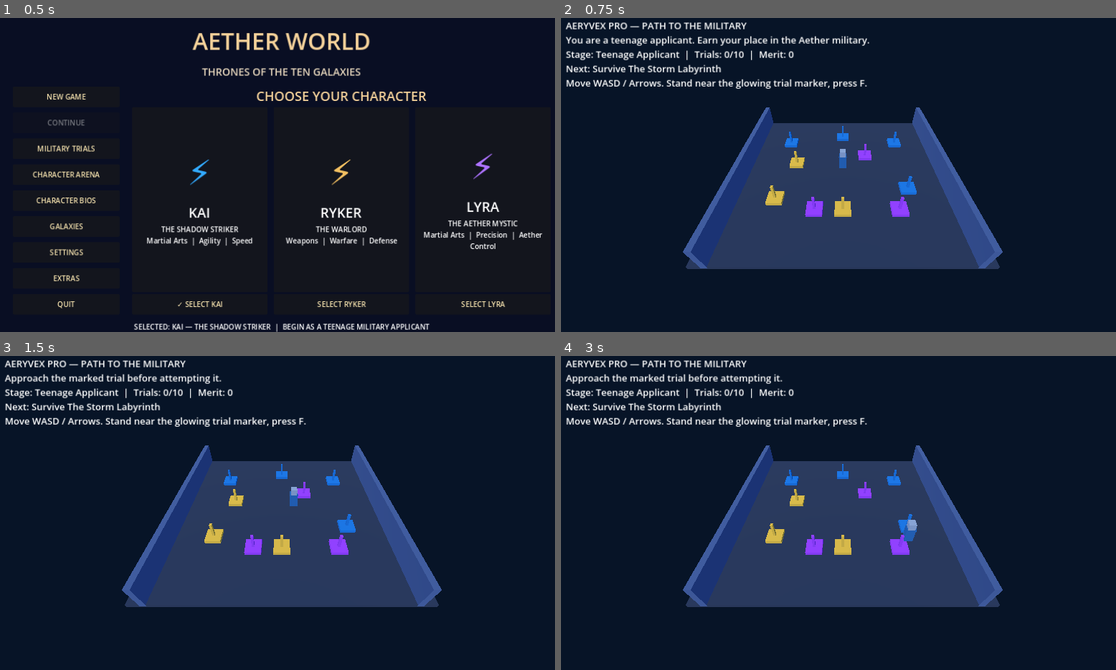
Above: before the commit, frames 1-4 (two rows, left to right).
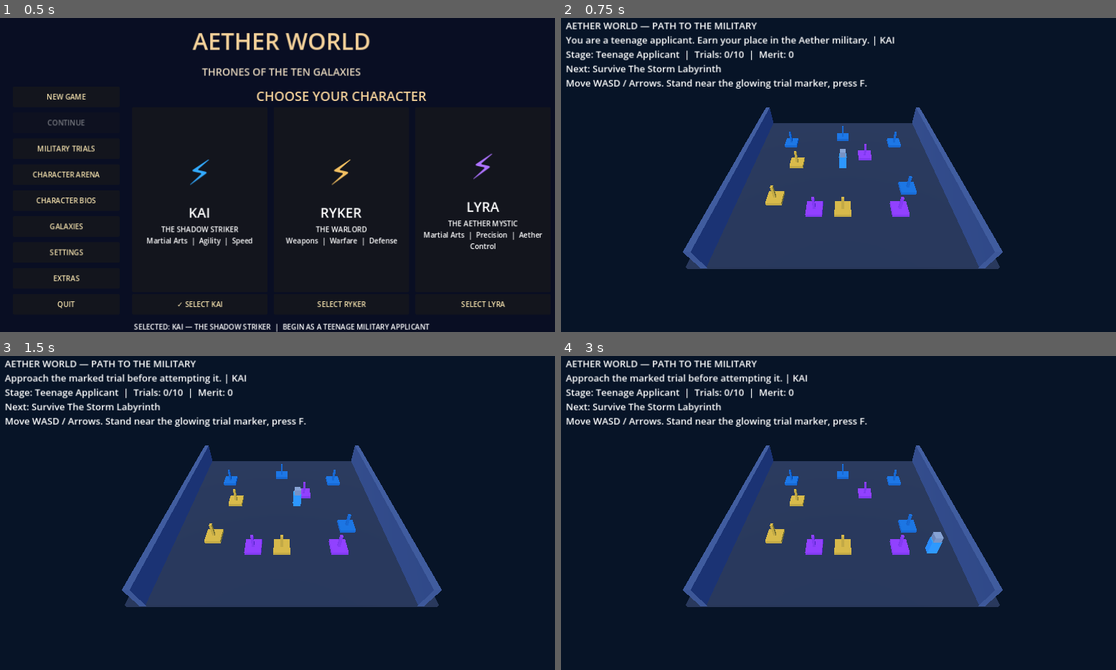
Above: after the commit, the same moments.

Repository: bashamcaleb530-hub/Aeryvex-Pro
Game: Godot game, scene res://AetherWorldMenu.tscn
The game is run twice, just before and just after one commit, with the same random seed, the same clock (stepped at 60 frames per second) and the same inputs.
Inputs:
- Up to frame 1 (0.5 s): no input
- Up to frame 2 (0.75 s): click "MILITARY TRIALS" at 0.5 s
- Up to frame 3 (1.5 s): tap Enter at 1.25 s; hold Right from 1.28 s (still down); tap F at 1.35 s
- Up to frame 4 (3 s): tap Space at 1.52, 2.27 s; release Right at 2.03 s; hold S 2.03-2.78 s; tap E at 2.1 s; hold Right from 2.78 s (still down); hold Shift from 2.78 s (still down)

Frame 1 is identical in both runs. In frame 2, 0.6% of the frame differs, in the area x 2-61%, y 1-48%; in frame 3, 0.7%; in frame 4, 0.9%, in the area x 2-69%, y 1-63%.

Commit message:
Carry selected Kai Ryker or Lyra into military chapter with distinct movement and placeholder color

Diff:
--- a/original_game/MilitaryOpening.gd
+++ b/original_game/MilitaryOpening.gd
@@ -17,11 +17,25 @@
 var message := "You are a teenage applicant. Earn your place in the Aether military."
 var council_approved := false
 var movement_speed := 4.8
+var selected_hero := "KAI"
+var hero_tint := Color("#32aaff")
 
 func _ready() -> void:
     admission = AetherMilitaryAdmission.new()
+    _load_selected_hero()
     _setup_world()
     _update_hud()
+
+func _load_selected_hero() -> void:
+    if not FileAccess.file_exists("user://aether_world_profile.json"):
+        return
+    var data = JSON.parse_string(FileAccess.get_file_as_string("user://aether_world_profile.json"))
+    if typeof(data) != TYPE_DICTIONARY:
+        return
+    var idx := clampi(int(data.get("selected", 0)), 0, 2)
+    selected_hero = ["KAI", "RYKER", "LYRA"][idx]
+    movement_speed = [6.2, 4.1, 5.8][idx]
+    hero_tint = [Color("#32aaff"), Color("#f2bf61"), Color("#ad72ff")][idx]
 
 func _box(parent: Node3D, size: Vector3, position: Vector3, tint: Color) -> MeshInstance3D:
     var node := MeshInstance3D.new()
@@ -54,7 +68,7 @@
     hero = Node3D.new()
     hero.name = "TeenageCandidate"
     add_child(hero)
-    _box(hero, Vector3(0.62, 1.2, 0.45), Vector3(0, 1.12, 0), Color("#2266a6"))
+    _box(hero, Vector3(0.62, 1.2, 0.45), Vector3(0, 1.12, 0), hero_tint)
     _box(hero, Vector3(0.48, 0.48, 0.48), Vector3(0, 1.92, 0), Color("#8fa5bb"))
     var camera := Camera3D.new()
     camera.position = Vector3(0, 12.2, 13)
@@ -95,8 +109,8 @@
         hint = "Press C to present the purple Master's recommendation to the Council."
     if council_approved:
         hint = "ENROLLED: Blue Lightning Warrior. The larger campaign continues from here."
-    hud.text = "AERYVEX PRO — PATH TO THE MILITARY\n%s\nStage: %s  |  Trials: %d/10  |  Merit: %d\nNext: %s\n%s" % [
-        message, admission.stage.replace("_", " ").capitalize(), completed_count, score, objective, hint
+    hud.text = "AETHER WORLD — PATH TO THE MILITARY\n%s | %s\nStage: %s  |  Trials: %d/10  |  Merit: %d\nNext: %s\n%s" % [
+        message, selected_hero, admission.stage.replace("_", " ").capitalize(), completed_count, score, objective, hint
     ]
 
 func _process(delta: float) -> void:
